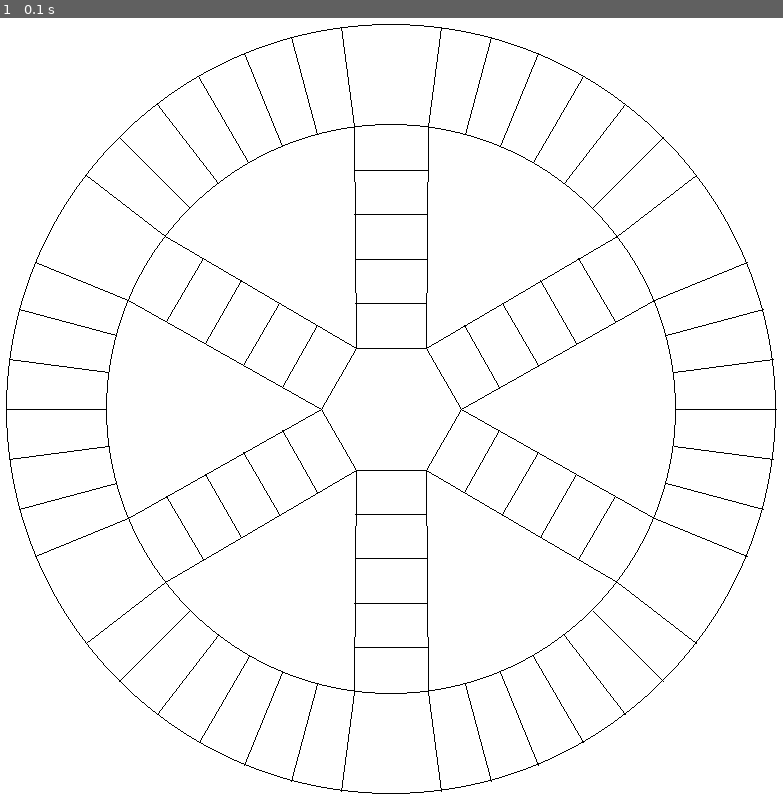
Above: before the commit, frame 1.
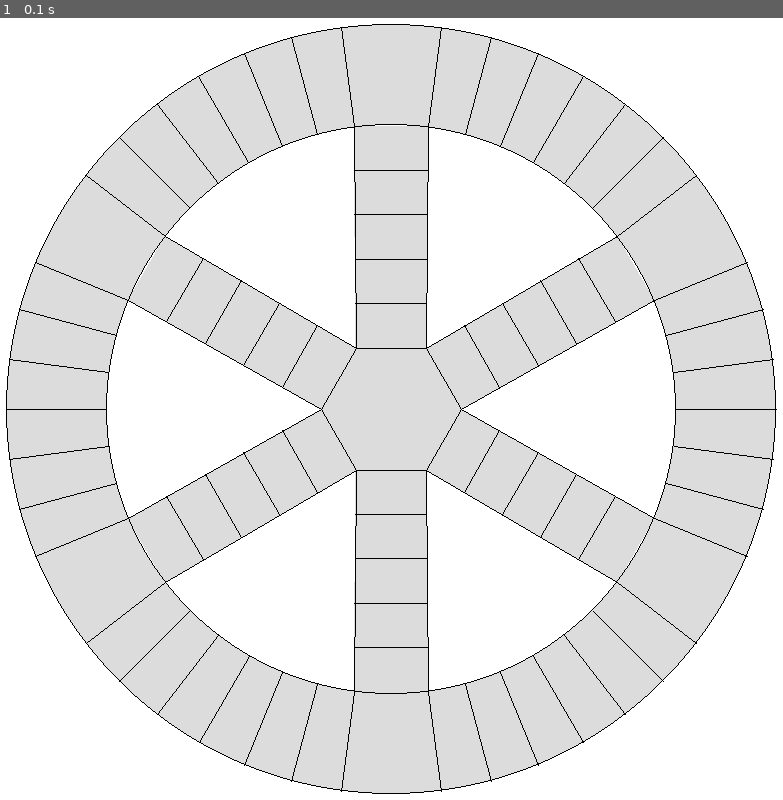
Above: after the commit, the same moment.

Repository: AlejandroAP1998/Trivial-Pygame
Game: pygame game, started from main.py
Same seed, same stepped clock (60 frames per second), same inputs: the game is played once before the commit and once after it.
Inputs:
- Up to frame 1 (0.1 s): no input

The runs differ from the first frame. In frame 1, 51% of the frame differs, in the area x 0-99%, y 0-100%.

Commit message:
Cambiar gris y colorear fondo tablero gris

Diff:
--- a/main.py
+++ b/main.py
@@ -9,7 +9,7 @@
 
 WHITE = (255,255,255)
 BLACK = (0,0,0)
-GREY = (192,192,192)
+GREY = (220,220,220)
 PINK = (255,103,204)
 YELLOW = (255,255,102)
 GREEN = (0,204,102)
@@ -46,18 +46,28 @@
 
 
 def draw_board():
+    pygame.draw.circle(WINDOW, GREY,CENTER,RADIUS1,0)
     pygame.draw.circle(WINDOW, BLACK,CENTER,RADIUS1,1)
-    pygame.draw.circle(WINDOW, BLACK,CENTER,RADIUS2,1)
+    pygame.draw.circle(WINDOW, WHITE,CENTER,RADIUS2,0)
     part1 = split_circ(CENTER,RADIUS1,48)
     part2 = split_circ(CENTER,RADIUS2,48)
     part3 = split_circ(CENTER,RADIUS3,6)
+
+    for i in range(5):
+        pygame.draw.polygon(WINDOW,GREY,[part3[i],part3[i+1],part2[5+8*i],part2[3+8*i]])
+    pygame.draw.polygon(WINDOW,GREY,[part3[5],part3[0],part2[45],part2[43]])
+    pygame.draw.circle(WINDOW, BLACK,CENTER,RADIUS2,1)
+
     for i in range(48):
         if i not in [4,12,20,28,36,44]:
             pygame.draw.line(WINDOW,BLACK,part1[i],part2[i])
         if i in [3,5,11,13,19,21,27,29,35,37,43]:
             pygame.draw.line(WINDOW,BLACK,part2[i],part3[round(i/8)])
     pygame.draw.line(WINDOW,BLACK,part2[45],part3[0])
+
+    pygame.draw.polygon(WINDOW,GREY,part3,0)
     pygame.draw.polygon(WINDOW,BLACK,part3,1)
+
 
     for i in [3,11,19,27,35]:
         for j in range(1,5):
